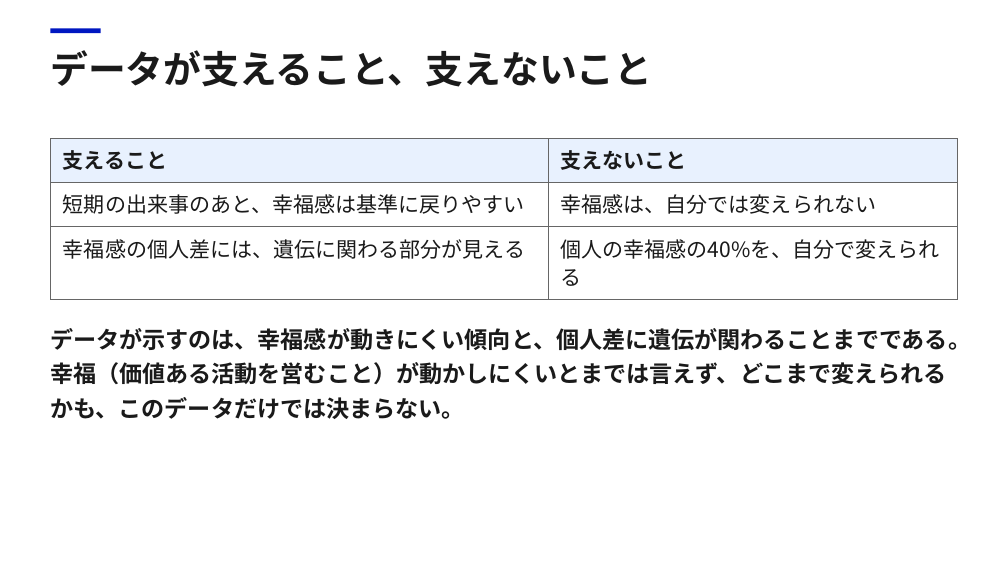
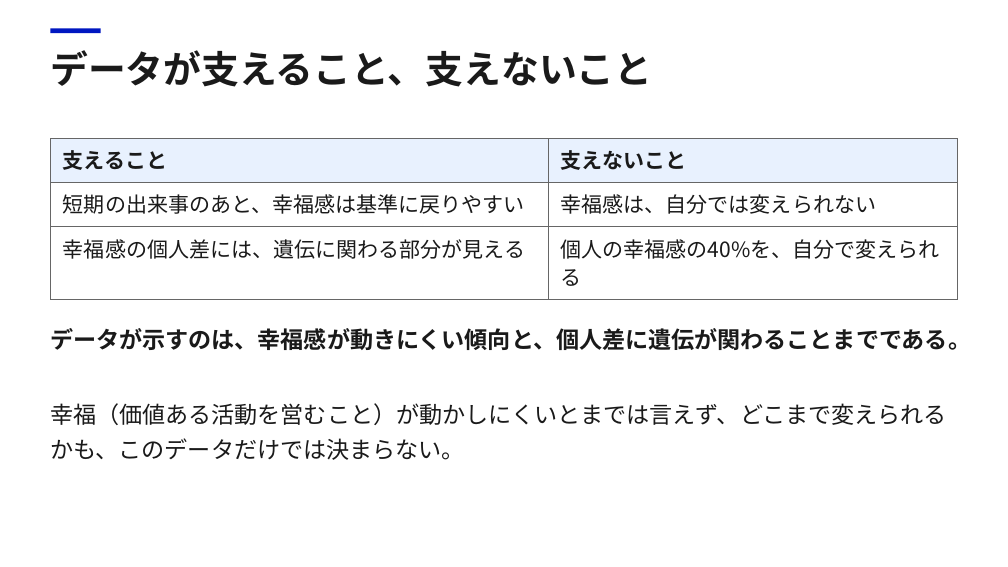
Before and after one commit to Daisetsu1980/markitdown, a slide deck: slide 23 of work/幸福_第2回/幸福_第2回.pptx. Drawn at 1008x567 pixels with LibreOffice and Linux fonts; fonts in the diff are those of the drawing. Boxes give left, top, right and bottom in pixels: in the first picture for what was removed or moved away, otherwise in the second. Text is boxed around its words. In the diff, an @@ line names an element or a change of style, - is before the commit and + after.

```diff
--- a/work/幸福_第2回/幸福_第2回.pptx
+++ b/work/幸福_第2回/幸福_第2回.pptx
@@ text at (50,328,971,350): text changed @@
-データが示すのは、幸福感が動きにくい傾向と、個人差に遺伝が関わることまでである。幸福（価値ある活動を営むこと）が動かしにくいとまでは言えず、どこまで変えられるかも、このデータだけでは決まらない。
+データが示すのは、幸福感が動きにくい傾向と、個人差に遺伝が関わることまでである。
@@ text added at (50,403,947,460), 22 pt, text #1A1A1A @@
+幸福（価値ある活動を営むこと）が動かしにくいとまでは言えず、どこまで変えられるかも、このデータだけでは決まらない。
```
Also in this commit, not shown: 20 other slides changed, 25 other files.
